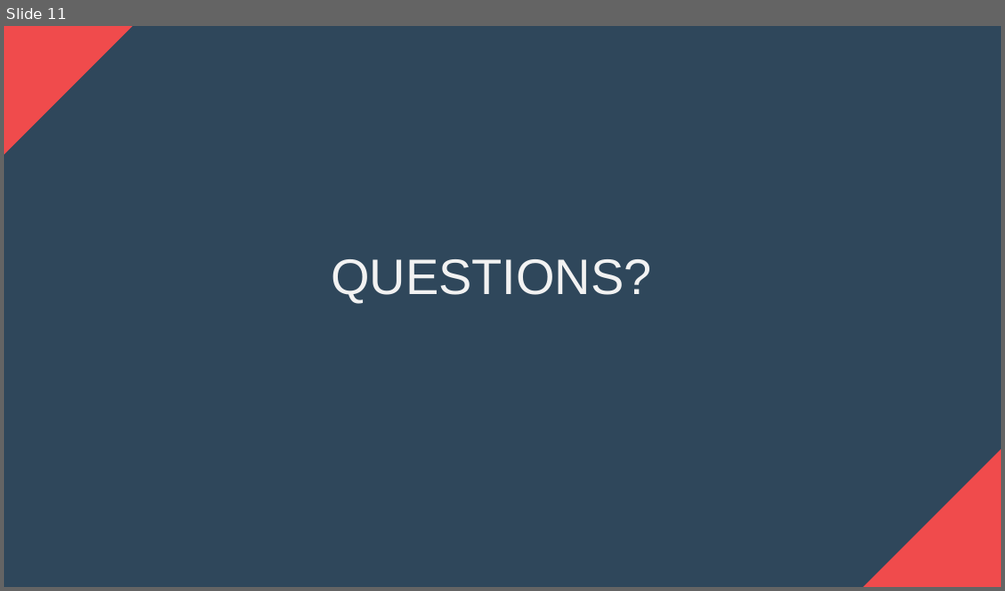
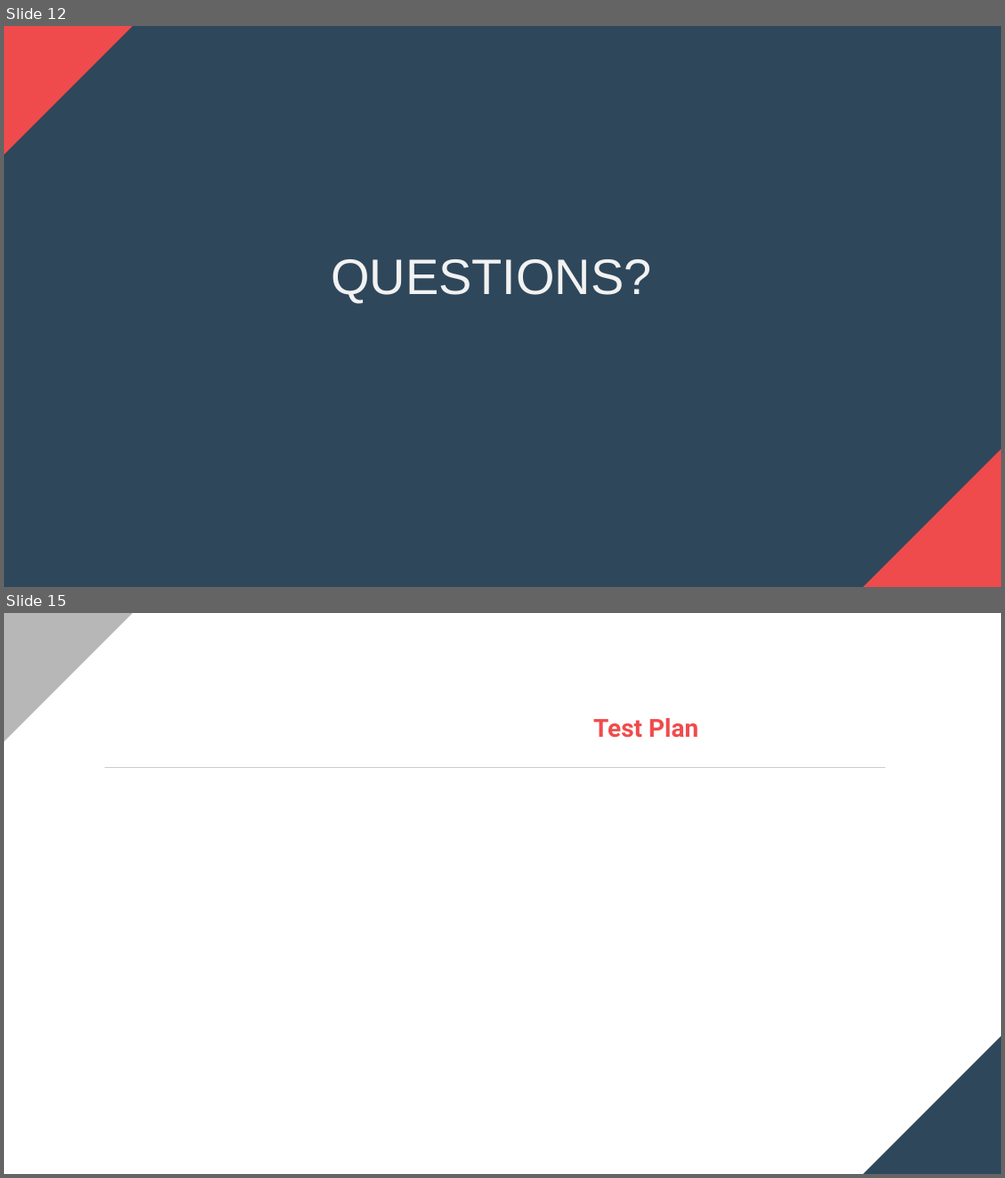
Before and after one commit to Tanvi-412/Prep_Your_Meal, a slide deck: documentation/ArchitectureDesign.pptx. Shown one above the other, each under a label of ours: slide 11 before the commit, slides 12 and 15 after it; the slides between them are not shown. The pictures are 1005x591 and 1005x1178 pixels, drawn with LibreOffice and Linux fonts; fonts in the diff are those of the drawing. Boxes give left, top, right and bottom in pixels: in the first picture for what was removed or moved away, otherwise in the second. Text is boxed around its words. In the diff, an @@ line names an element or a change of style, - is before the commit and + after.

```diff
--- a/documentation/ArchitectureDesign.pptx
+++ b/documentation/ArchitectureDesign.pptx
@@ slide 15 added at [4,613,1001,1174], background #FFFFFF @@
@@ right triangle added at [4,613,132,741], fill #B7B7B7 @@
@@ text added at [821,658,875,768], 60 pt, text #FFFFFF @@
+A
@@ text added at [593,718,698,738], 18 pt, text #F04B4C, bold @@
+Test Plan
@@ line added from (885, 768) to (105, 768), #CCCCCC 0.75 pt @@
@@ right triangle added at [863,1036,1001,1173], fill #2F475B @@
@@ what was slide 11 is now slide 12 @@
```
Also in this commit, not shown: 2 slides changed, 3 other slides added.
